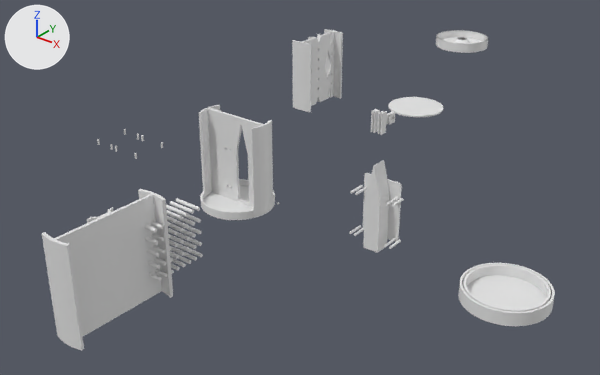
The Blender file din/pipe-cam.blend: old version first, new version second.
The view is the same before and after, from a camera (50 mm lens) standing at (772.0, -823.0, 565.0) and looking at (36.0, 97.0, -5.0). Lighting does not change. The marker at upper left points along +X, +Y and +Z.

Names of what the first picture shows: 'Circle', 'blank.001', 'din-mount', 'end-cap', 'end-cap.001', 'hole-pat', 'pi-board', 'pipe-mount'.
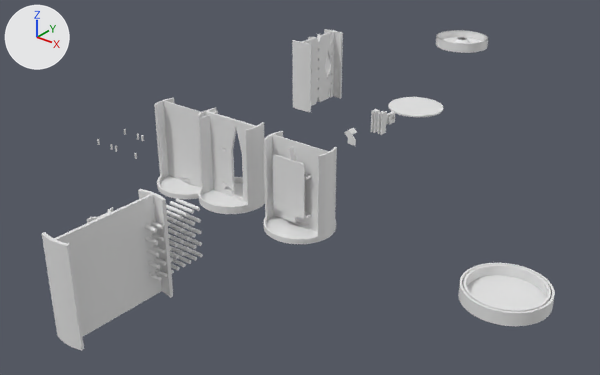
Diff of the bpy script that builds the scene:
```diff
--- a/din/pipe-cam.blend.py
+++ b/din/pipe-cam.blend.py
@@ me_plane @@
 # used by ob_pipe_mount; location = (3.0, -10.0, 0.0); scale = (0.703, 0.703, 0.703)
-me_plane.from_pydata(...)  # 811 vertices, 531 faces; spans x -79.0..79.0, y -80.0..78.0, z 0.0..197.0
+me_plane.from_pydata(...)  # 794 vertices, 735 faces; spans x -70.0..72.0, y -72.0..70.0, z 6.0..183.0
+# me_plane part 1: 10 vertices moved within x -25.0..60.0, y -3.0..3.0, z 33.0..35.0; 787 vertices removed from x -79.0..79.0, y -80.0..78.0, z 0.0..197.0; 770 vertices added at x -70.0..72.0, y -72.0..70.0, z 6.0..183.0
@@ me_plane_004 @@
+me_plane_004.from_pydata(...)  # 702 vertices, 686 faces; spans x -69.0..73.0, y -72.0..70.0, z 0.0..177.0
@@ me_cube_003 @@
+me_cube_003.from_pydata(...)  # 42 vertices, 40 faces; spans x -3.2..20.3, y -7.6..7.7, z -6.4..18.7
@@ me_plane_003 @@
+me_plane_003.from_pydata(...)  # 714 vertices, 692 faces; spans x -69.0..73.0, y -72.0..70.0, z 0.0..177.0
@@ ob_pipe_mount @@
 ob_pipe_mount = bpy.data.objects.new('pipe-mount', me_plane)
-ob_pipe_mount.location = (3.0, -10.0, 0.0)
-ob_pipe_mount.scale = (0.703, 0.703, 0.703)
+ob_pipe_mount.location = (-7.0, -10.0, 0.0)
+ob_pipe_mount.scale = (0.723, 0.723, 0.723)
@@ ob_pi_board @@
 ob_pi_board = bpy.data.objects.new('pi-board', me_cube)
-ob_pi_board.location = (250.0, 1.0, 67.0)
-ob_pi_board.rotation_euler = (-1.571, 3.142, 0.0)  # degrees (-90, 180, 0)
-ob_pi_board.scale = (28.0, 42.5, 1.0)
+ob_pi_board.location = (110.0, -21.0, 63.0)
+ob_pi_board.rotation_euler = (-1.571, 3.142, -3.142)  # degrees (-90, 180, -180)
+ob_pi_board.scale = (27.4, 41.6, 0.98)
@@ ob_pipe_mount_blank @@
+ob_pipe_mount_blank = bpy.data.objects.new('pipe-mount-blank', me_plane_004)
+ob_pipe_mount_blank.location = (-99.0, -10.0, 0.0)
+ob_pipe_mount_blank.scale = (0.723, 0.723, 0.723)
@@ ob_ribbon_hole @@
+ob_ribbon_hole = bpy.data.objects.new('ribbon-hole', me_cube_003)
+ob_ribbon_hole.location = (-8.0, 288.0, 5.0)
@@ ob_pi_pipe @@
+ob_pi_pipe = bpy.data.objects.new('pi-pipe', me_plane_003)
+ob_pi_pipe.location = (121.0, -10.0, 0.0)
+ob_pi_pipe.scale = (0.723, 0.723, 0.723)
```

Where the change shows, as pixel boxes (x1, y1, x2, y2) in the pictures (600 x 375 px):
'pipe-mount', reshaped, moved, rescaled (10% narrower, 8% shorter)
    before: (199, 105, 275, 220)
    after: (197, 108, 265, 214)
'pi-pipe', added
    after: (264, 131, 337, 244)
'pi-board', moved, turned, rescaled
    before: (349, 160, 404, 253)
    after: (271, 146, 312, 222)
'pipe-mount-blank', added
    after: (154, 98, 218, 199)
'ribbon-hole', added
    after: (344, 128, 357, 146)
